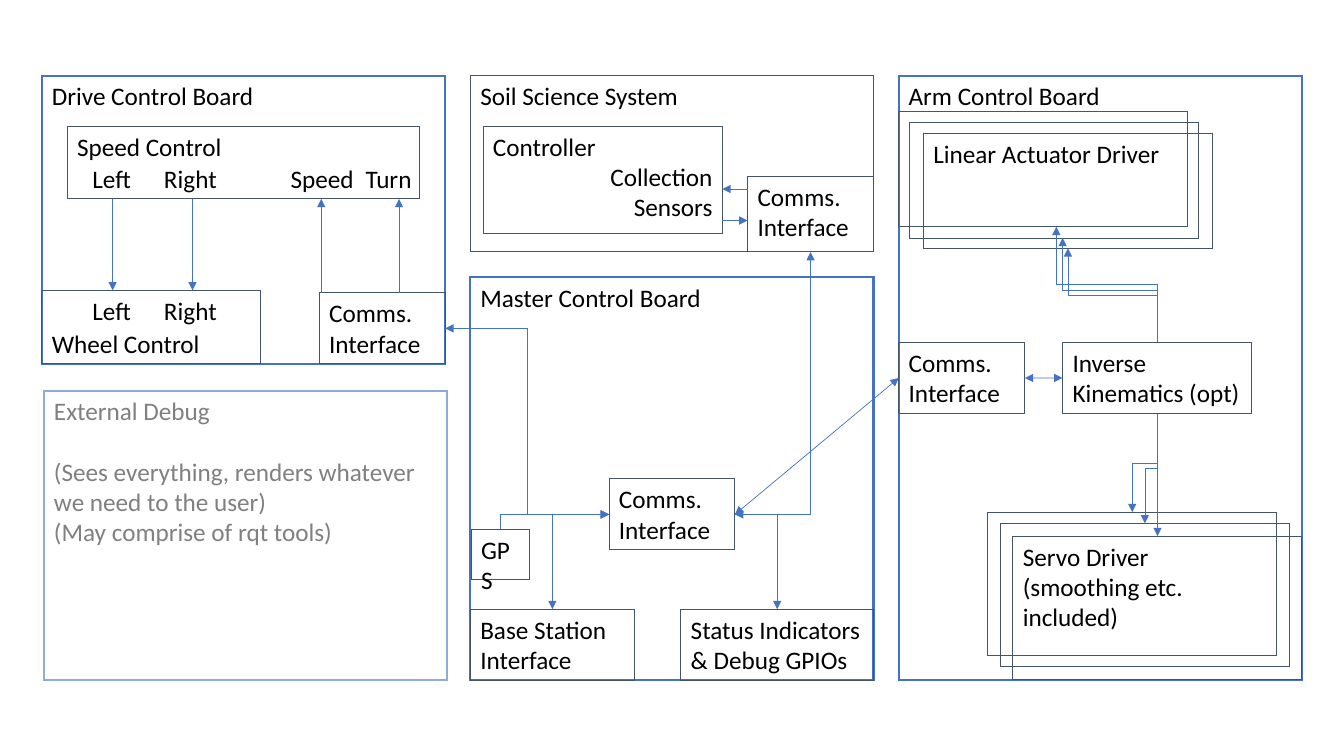
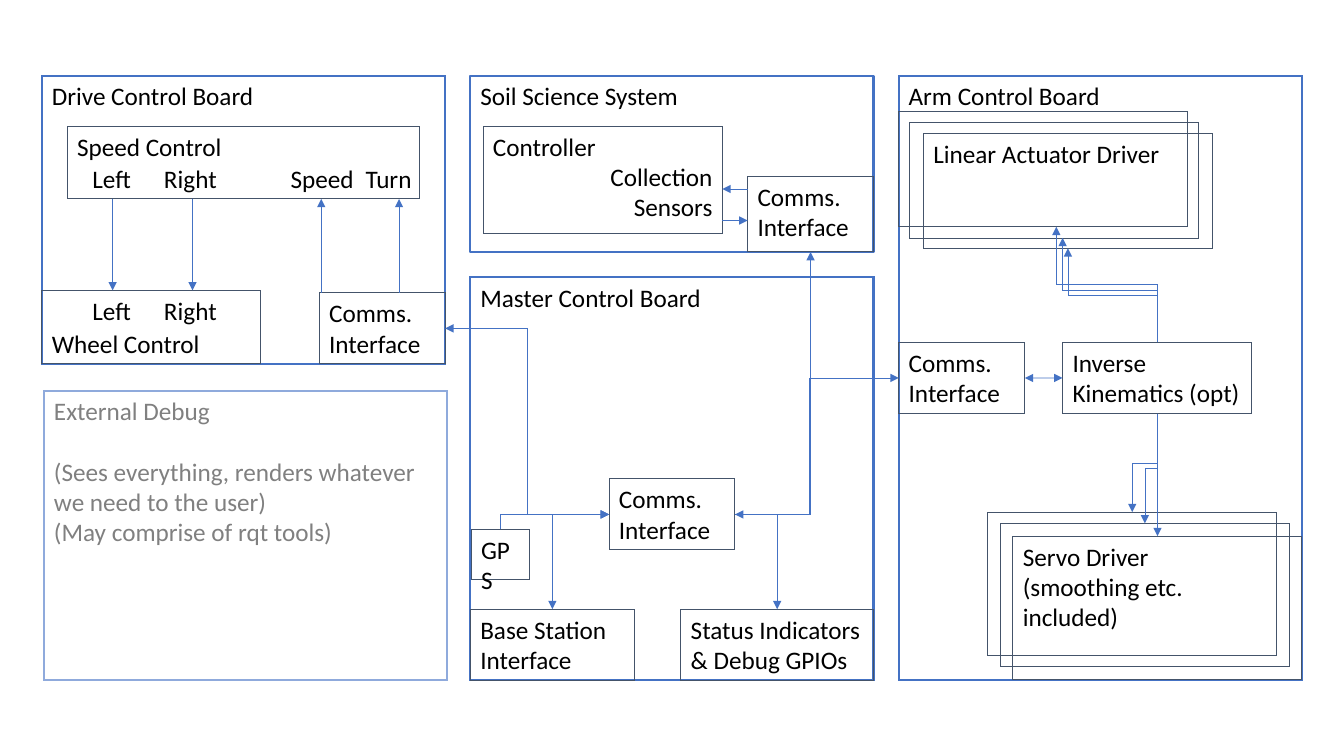
Before and after one commit to ISU-MAVRIC/MAVRIC-Systems, a slide deck: slide 2 of Architecture.pptx. Drawn at 1344x756 pixels with LibreOffice and Linux fonts; fonts in the diff are those of the drawing. Boxes give left, top, right and bottom in pixels: in the first picture for what was removed or moved away, otherwise in the second. Text is boxed around its words. In the diff, an @@ line names an element or a change of style, - is before the commit and + after.

```diff
--- a/Architecture.pptx
+++ b/Architecture.pptx
@@ rectangle "Soil Science System" at (471, 76, 874, 252): outline #44546A 0.75 pt to #4472C4 1.5 pt @@
@@ double arrow moved from (899, 378) - (735, 514) to (735, 514) - (899, 378) @@
@@ double arrow (735, 514) - (899, 378): double arrow to elbow arrow @@
```
Also in this commit, not shown: 1 other file.
